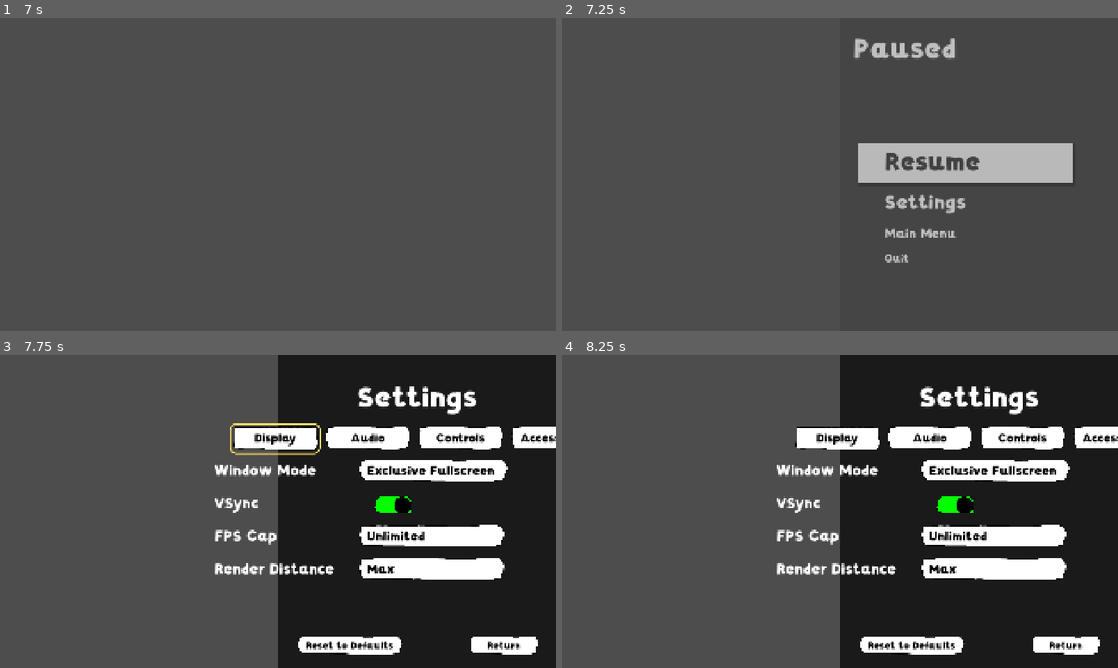
Above: before the commit, frames 1-4 (two rows, left to right).
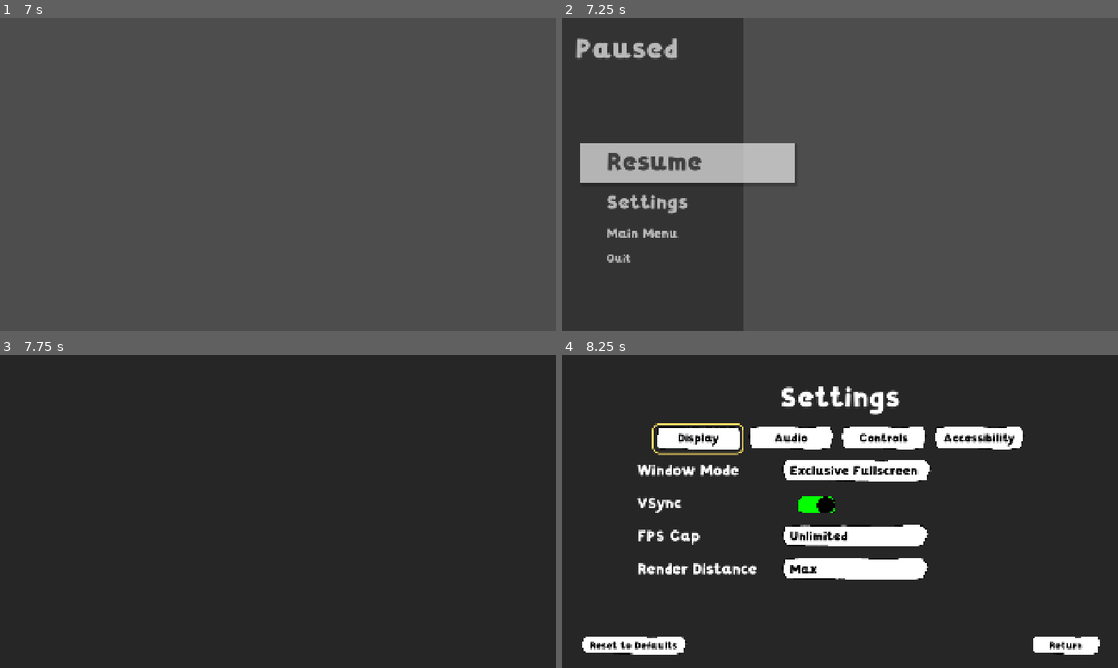
Above: after the commit, the same moments.

Repository: doggoanim/Krits
Game: Godot game, scene res://ui/pause_menu.tscn
Same seed, same stepped clock (60 frames per second), same inputs: the game is played once before the commit and once after it. This scene is started directly instead of the project's main scene.
Inputs (mouse positions are in pixels of both pictures, inside the frame that each line leads up to):
- Up to frame 1 (7 s): tap Enter at 0.5, 2, 3.5 s; move the mouse to (400, 158) at 0.52 s; hold D (move_right) 0.53-1.25 s; hold Ctrl (crouch_pound) 0.53-1.25 s; click (400, 158) at 0.67 s; tap Space (jump) at 0.77, 1.25, 2.75, 3.77, 4.25, 6.77 s; drag from (166, 190) to (250, 237) at 1.27 s; move the mouse to (333, 105) at 2.02 s; hold D (move_right) 2.03-2.75 s; hold Shift (roll_dive) 2.03-2.75 s; click (333, 105) at 2.17 s; drag from (250, 237) to (111, 127) at 2.77 s; move the mouse to (444, 221) at 3.52 s; hold A (move_left) 3.53-4.25 s; hold Ctrl (crouch_pound) 3.53-4.25 s; click (444, 221) at 3.67 s; tap Tab (menu_stats) at 4.15 s; drag from (111, 127) to (194, 96) at 4.27 s; move the mouse to (305, 174) at 5.02 s; hold S (move_back) 5.03-5.75 s; hold Shift (roll_dive) 5.03-5.75 s; click (305, 174) at 5.17 s; tap M (menu_travel) at 5.65 s; drag from (194, 96) to (166, 190) at 5.77 s; move the mouse to (400, 158) at 6.52 s; hold W (move_forward) from 6.53 s (still down); hold Ctrl (crouch_pound) from 6.53 s (still down); click (400, 158) at 6.67 s
- Up to frame 2 (7.25 s): keep holding W (move_forward); keep holding Ctrl (crouch_pound); tap Escape (ui_cancel_menu) at 7.15 s
- Up to frame 3 (7.75 s): release W (move_forward) at 7.25 s; release Ctrl (crouch_pound) at 7.25 s; click "Settings" at 7.25 s
- Up to frame 4 (8.25 s): drag from (728, 527) to (812, 574) at 8.02 s

Frame 1 is identical in both runs. In frame 2, 39% of the frame differs, in the area x 0-92%, y 0-100%; in frame 3, 61%; in frame 4, 62%, in the area x 0-100%, y 0-100%.

Commit message:
Pause menu: fix root anchoring (was right half only); light full-screen blur + heavier tinted side panel that widens for Settings
Co-Authored-By: Claude Sonnet 5.5 <noreply@anthropic.com>
Claude-Session: https://claude.ai/code/session_01TYpdm1jACUqsWG6yyTxbgm

Diff:
--- a/ui/pause_menu.gd
+++ b/ui/pause_menu.gd
@@ -21,13 +21,19 @@
 const SELECTED_FONT := 88
 const FONT_SCALES: Array[float] = [1.0, 0.78, 0.52, 0.44]
 
-## Open/close animation: the backdrop blurs/darkens in, the heading and list
-## fade in while sliding SLIDE_DISTANCE px in from the left.
+## Open/close animation: the whole screen blurs lightly (Backdrop); a darker,
+## more heavily blurred side panel slides in from the left behind the list,
+## and the heading + list fade in while sliding SLIDE_DISTANCE px.
+## Opening Settings widens that side panel to the full screen and shows the
+## Settings page centred on it (PANEL_TIME, PAGE_FADE).
 const OPEN_TIME := 0.28
 const CLOSE_TIME := 0.18
 const SLIDE_DISTANCE := 50.0
+const PANEL_TIME := 0.3
+const PAGE_FADE := 0.15
 
 @onready var _backdrop: ColorRect = %Backdrop
+@onready var _side_panel: ColorRect = %SidePanel
 @onready var _heading_margin: MarginContainer = %HeadingMargin
 @onready var _menu_margin: MarginContainer = %MenuMargin
 @onready var _items: Array[Node] = %Items.get_children()
@@ -44,16 +50,24 @@
 var _on_confirmed := Callable()
 var _anim: Tween
 var _closing := false
-var _blur_lod := 0.0                 ## resting backdrop values, read from the scene
-var _tint := Color.TRANSPARENT
+var _transitioning := false          ## a Settings open/close is mid-animation
+var _backdrop_lod := 0.0             ## resting blur/tint of each layer, read from the scene
+var _backdrop_tint := Color.TRANSPARENT
+var _side_lod := 0.0
+var _side_tint := Color.TRANSPARENT
+var _side_width := 0.0               ## the side panel's resting anchor_right (fraction of the screen)
 var _heading_left := 0
 var _menu_left := 0
 
 func _ready() -> void:
 	super()
-	var mat := _backdrop.material as ShaderMaterial
-	_blur_lod = mat.get_shader_parameter("blur_lod")
-	_tint = mat.get_shader_parameter("tint")
+	var backdrop_mat := _backdrop.material as ShaderMaterial
+	_backdrop_lod = backdrop_mat.get_shader_parameter("blur_lod")
+	_backdrop_tint = backdrop_mat.get_shader_parameter("tint")
+	var side_mat := _side_panel.material as ShaderMaterial
+	_side_lod = side_mat.get_shader_parameter("blur_lod")
+	_side_tint = side_mat.get_shader_parameter("tint")
+	_side_width = _side_panel.anchor_right
 	_heading_left = _heading_margin.get_theme_constant("margin_left")
 	_menu_left = _menu_margin.get_theme_constant("margin_left")
 	for node in _items:
@@ -76,6 +90,7 @@
 	if open_menu != self:
 		return
 	_settings.visible = false
+	_settings.modulate.a = 1.0
 	_confirm.visible = false
 	content.visible = true
 	_resume.grab_focus()
@@ -99,7 +114,7 @@
 	pass
 
 func _unhandled_input(event: InputEvent) -> void:
-	if _closing or not event.is_action_pressed(&"ui_cancel_menu"):
+	if _closing or _transitioning or not event.is_action_pressed(&"ui_cancel_menu"):
 		return
 	if not visible:
 		open()
@@ -124,13 +139,20 @@
 
 ## 0 = fully clear (as if the menu weren't there), 1 = fully shown.
 func _set_progress(k: float) -> void:
-	var mat := _backdrop.material as ShaderMaterial
-	mat.set_shader_parameter("blur_lod", _blur_lod * k)
-	mat.set_shader_parameter("tint", Color(_tint.r, _tint.g, _tint.b, _tint.a * k))
+	_set_layer(_backdrop, _backdrop_lod, _backdrop_tint, k)
+	_set_layer(_side_panel, _side_lod, _side_tint, k)
+	# The side panel slides in from the left edge as it opens.
+	_side_panel.anchor_left = -_side_width * (1.0 - k)
+	_side_panel.anchor_right = _side_width * k
 	content.modulate.a = k
 	var slide := int(SLIDE_DISTANCE * (1.0 - k))
 	_heading_margin.add_theme_constant_override("margin_left", _heading_left - slide)
 	_menu_margin.add_theme_constant_override("margin_left", _menu_left - slide)
+
+func _set_layer(rect: ColorRect, lod: float, tint: Color, k: float) -> void:
+	var mat := rect.material as ShaderMaterial
+	mat.set_shader_parameter("blur_lod", lod * k)
+	mat.set_shader_parameter("tint", Color(tint.r, tint.g, tint.b, tint.a * k))
 
 ## Sizes every entry by its distance from the focused one.
 func _update_item_sizes() -> void:
@@ -147,16 +169,43 @@
 
 # --- Settings page ------------------------------------------------------------
 
+## Settings: the list fades out, the side panel widens to cover the whole
+## screen, then the Settings page fades in centred on it. Closing reverses it.
 func _open_settings() -> void:
+	if _transitioning:
+		return
+	_transitioning = true
+	await _fade(content, 0.0)
 	content.visible = false
+	await _widen_panel(1.0)
+	_settings.modulate.a = 0.0
 	_settings.visible = true
 	_settings.enter({})
+	await _fade(_settings, 1.0)
+	_transitioning = false
 
 func _close_settings() -> void:
+	if _transitioning:
+		return
+	_transitioning = true
+	await _fade(_settings, 0.0)
 	_settings.visible = false
 	_settings.exit()
+	await _widen_panel(_side_width)
 	content.visible = true
+	await _fade(content, 1.0)
 	_settings_button.grab_focus()
+	_transitioning = false
+
+func _fade(node: CanvasItem, alpha: float) -> void:
+	var tw := create_tween()
+	tw.tween_property(node, "modulate:a", alpha, PAGE_FADE)
+	await tw.finished
+
+func _widen_panel(target: float) -> void:
+	var tw := create_tween().set_trans(Tween.TRANS_CUBIC).set_ease(Tween.EASE_IN_OUT)
+	tw.tween_property(_side_panel, "anchor_right", target, PANEL_TIME)
+	await tw.finished
 
 # --- Confirmation -------------------------------------------------------------
 
--- a/ui/pause_menu.tscn
+++ b/ui/pause_menu.tscn
@@ -9,8 +9,13 @@
 
 [sub_resource type="ShaderMaterial" id="Backdrop"]
 shader = ExtResource("5")
-shader_parameter/blur_lod = 1.6
-shader_parameter/tint = Color(0, 0, 0, 0.15)
+shader_parameter/blur_lod = 1.2
+shader_parameter/tint = Color(0, 0, 0, 0)
+
+[sub_resource type="ShaderMaterial" id="SideBlur"]
+shader = ExtResource("5")
+shader_parameter/blur_lod = 3.2
+shader_parameter/tint = Color(0, 0, 0, 0.5)
 
 [sub_resource type="StyleBoxEmpty" id="Clear"]
 
@@ -31,6 +36,7 @@
 content_margin_bottom = 50.0
 
 [node name="PauseMenu" instance=ExtResource("1")]
+anchor_left = 0.0
 anchor_top = 0.0
 anchor_right = 1.0
 anchor_bottom = 1.0
@@ -44,7 +50,21 @@
 material = SubResource("Backdrop")
 layout_mode = 2
 
-[node name="Content" parent="." index="1"]
+[node name="PanelWrap" type="Control" parent="." index="1"]
+layout_mode = 2
+mouse_filter = 2
+
+[node name="SidePanel" type="ColorRect" parent="PanelWrap"]
+unique_name_in_owner = true
+material = SubResource("SideBlur")
+layout_mode = 1
+anchors_preset = 9
+anchor_bottom = 1.0
+anchor_right = 0.5
+grow_vertical = 2
+mouse_filter = 2
+
+[node name="Content" parent="." index="2"]
 theme_override_constants/separation = 0
 
 [node name="HeadingMargin" type="MarginContainer" parent="Content" index="0"]
@@ -110,12 +130,15 @@
 text = "Quit"
 alignment = 0
 
-[node name="Settings" parent="." index="2" instance=ExtResource("4")]
+[node name="Settings" parent="." index="3" instance=ExtResource("4")]
 unique_name_in_owner = true
 visible = false
 layout_mode = 2
 
-[node name="Confirm" type="ColorRect" parent="." index="3"]
+[node name="Dim" parent="Settings" index="0"]
+visible = false
+
+[node name="Confirm" type="ColorRect" parent="." index="4"]
 unique_name_in_owner = true
 visible = false
 layout_mode = 2
